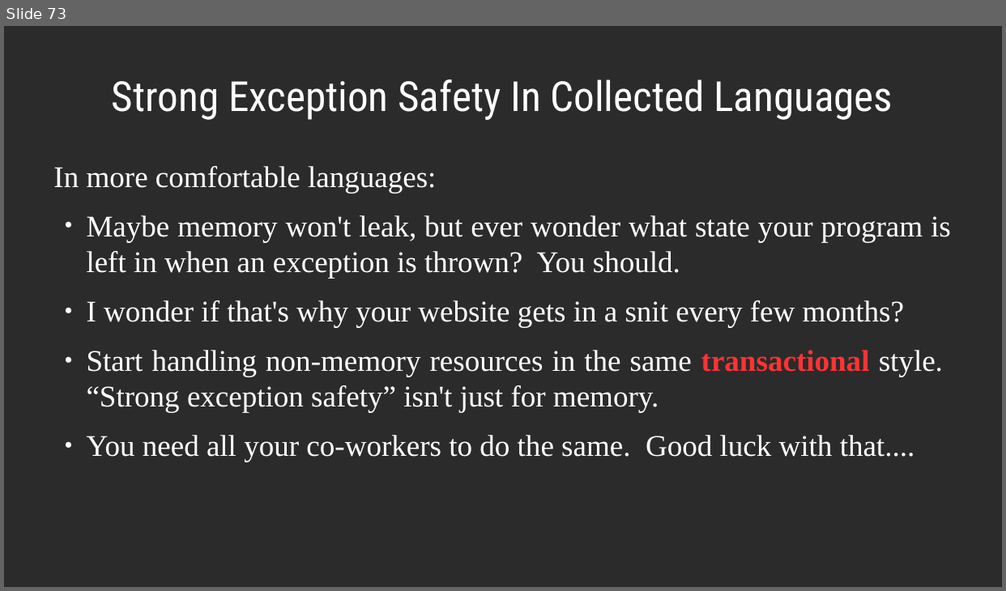
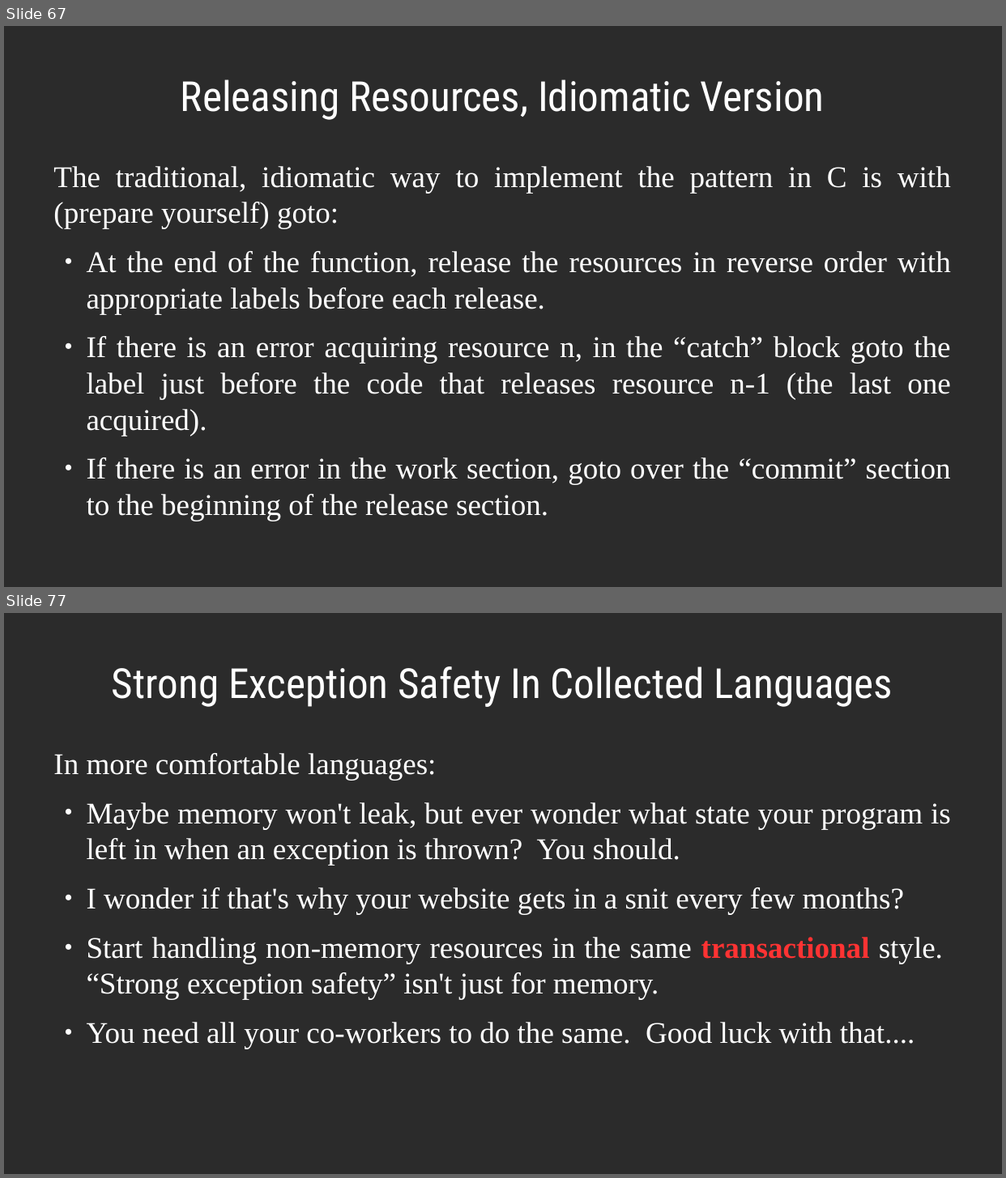
Before and after one commit to dllaurence/youngmanandc, a slide deck: 2020-youngmanandthec-scale.odp. Shown one above the other, each under a label of ours: slide 73 before the commit, slides 67 and 77 after it; the slides between them are not shown. The pictures are 1006x591 and 1006x1178 pixels, drawn with LibreOffice and Linux fonts; fonts in the diff are those of the drawing; background and template pictures are left out; a plain dark background stands for a picture behind light text. Boxes give left, top, right and bottom in pixels: in the first picture for what was removed or moved away, otherwise in the second. Text is boxed around its words. In the diff, an @@ line names an element or a change of style, - is before the commit and + after.

```diff
--- a/2020-youngmanandthec-scale.odp
+++ b/2020-youngmanandthec-scale.odp
@@ slide 67 added at [4, 26, 1002, 587], background picture (left out) @@
@@ title added at [181, 79, 825, 120], 33 pt, text #FFFFFF @@
+Releasing Resources, Idiomatic Version
@@ text added at [53, 166, 951, 521], 23.9 pt, text #FFFFFF @@
+The traditional, idiomatic way to implement the pattern in C is with (prepare yourself) goto:
+● At the end of the function, release the resources in reverse order with appropriate labels before each release.
+● If there is an error acquiring resource n, in the “catch” block goto the label just before the code that releases resource n-1 (the last one acquired).
+● If there is an error in the work section, goto over the “commit” section to the beginning of the release section.
@@ what was slide 73 is now slide 77 @@
```
Also in this commit, not shown: 11 slides changed, 8 other slides added, 5 slides removed.
